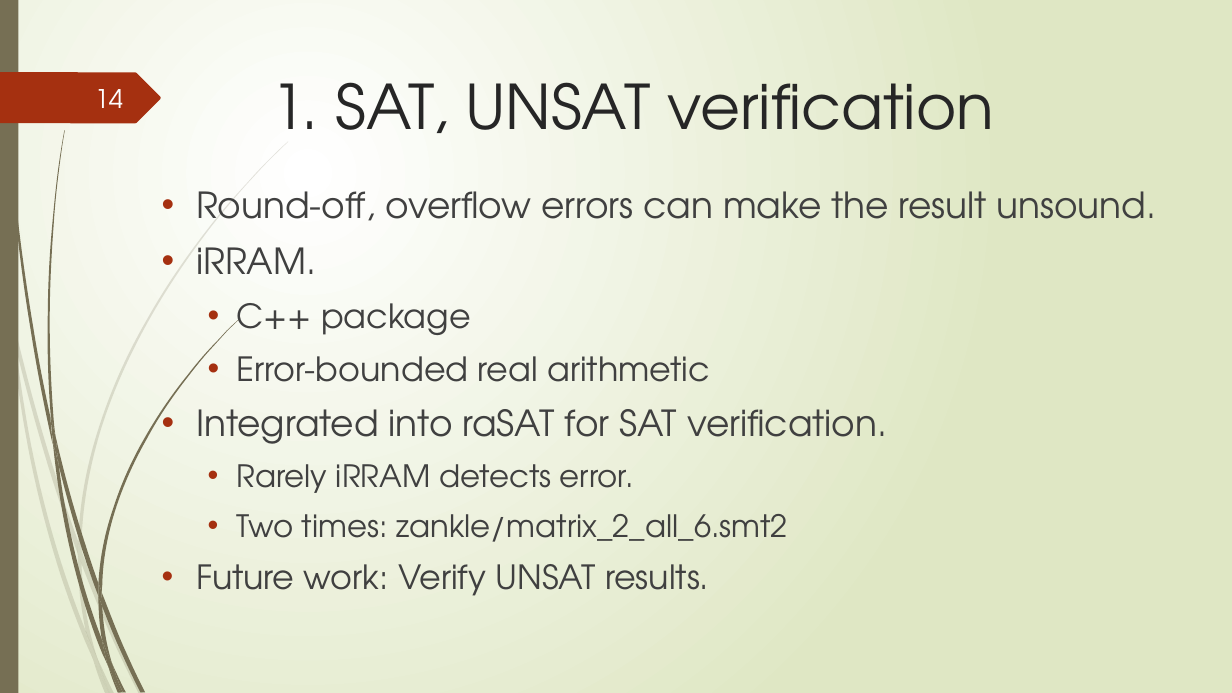
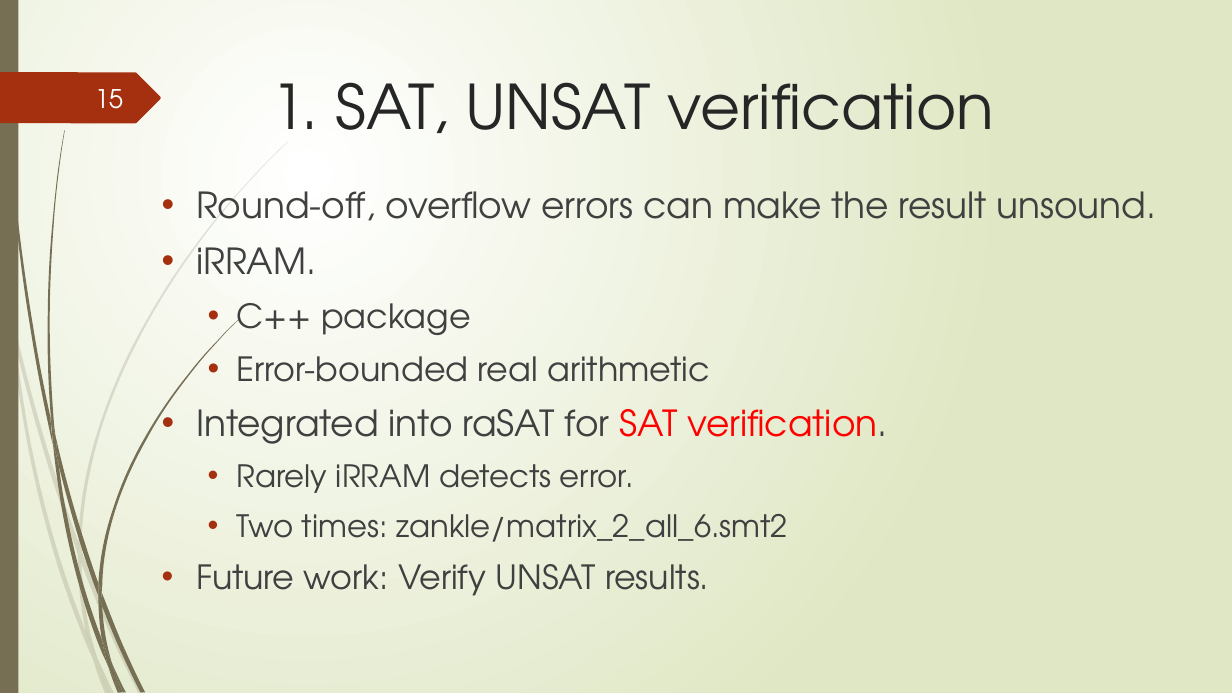
Before and after one commit to tungvx/raSAT, a slide deck: slide 15 of report/midterm.pptx (slide 14 before the commit). Drawn at 1232x693 pixels with LibreOffice and Linux fonts; fonts in the diff are those of the drawing. Boxes give left, top, right and bottom in pixels: in the first picture for what was removed or moved away, otherwise in the second. Text is boxed around its words. In the diff, an @@ line names an element or a change of style, - is before the commit and + after.

```diff
--- a/report/midterm.pptx
+++ b/report/midterm.pptx
@@ page number at box(95, 89, 123, 109): text changed @@
-14
+15
@@ text at box(196, 409, 887, 444): text colour #404040 to #FF0000 in "SAT verification." @@
```
Also in this commit, not shown: 8 other slides changed, 3 slides added, 6 slides removed, 4 other files.
